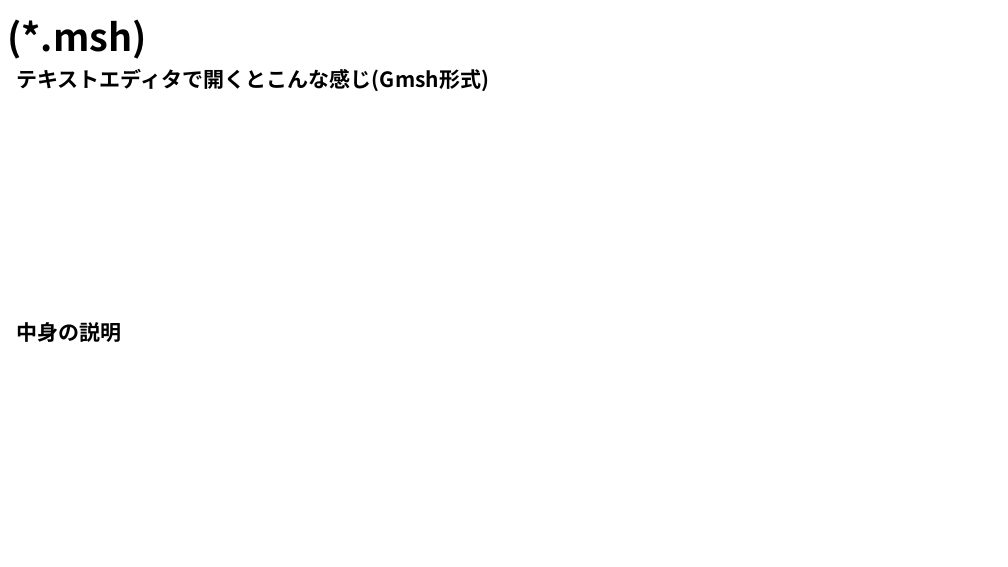
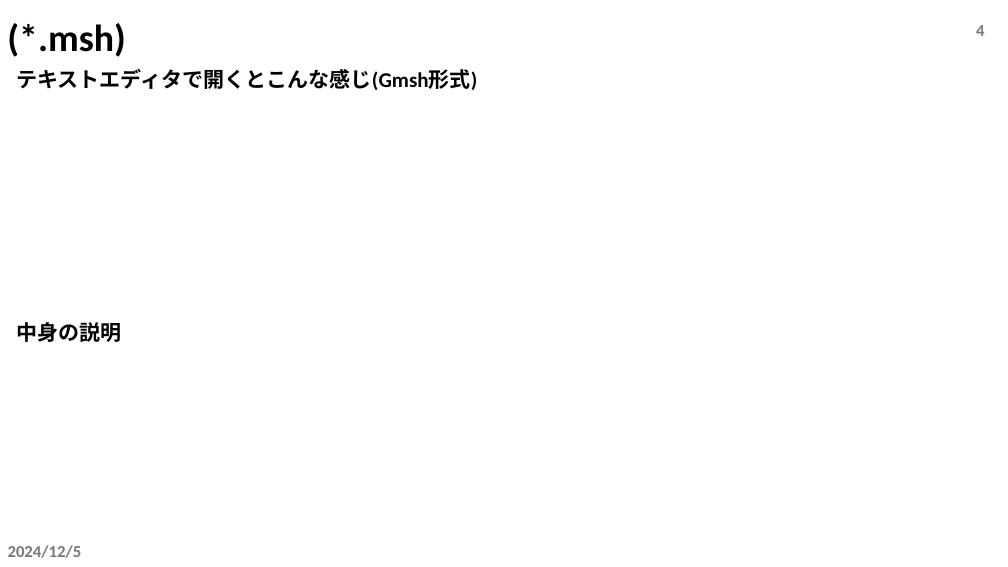
Before and after one commit to tailup7/howtoCFD, a slide deck: slide 4 of fileFormat.pptx. Drawn at 1008x567 pixels with LibreOffice and Linux fonts; fonts in the diff are those of the drawing. Boxes give left, top, right and bottom in pixels: in the first picture for what was removed or moved away, otherwise in the second. Text is boxed around its words. In the diff, an @@ line names an element or a change of style, - is before the commit and + after.

```diff
--- a/fileFormat.pptx
+++ b/fileFormat.pptx
@@ text "(*.msh)" at <box>7,23,125,57</box>: font Noto Sans CJK JP to Calibri @@
@@ page number added at <box>976,25,984,36</box>, 16 pt, text #797979, bold @@
+4
@@ text "テキストエディタで開くとこんな感じ(Gmsh形式)" at <box>16,69,477,342</box>: font Noto Sans CJK JP to Calibri @@
@@ text added at <box>8,545,82,558</box>, 16 pt, text #797979, bold @@
+2024/12/5
```
Also in this commit, not shown: 6 other slides changed, 2 slides added, 2 slides removed.
